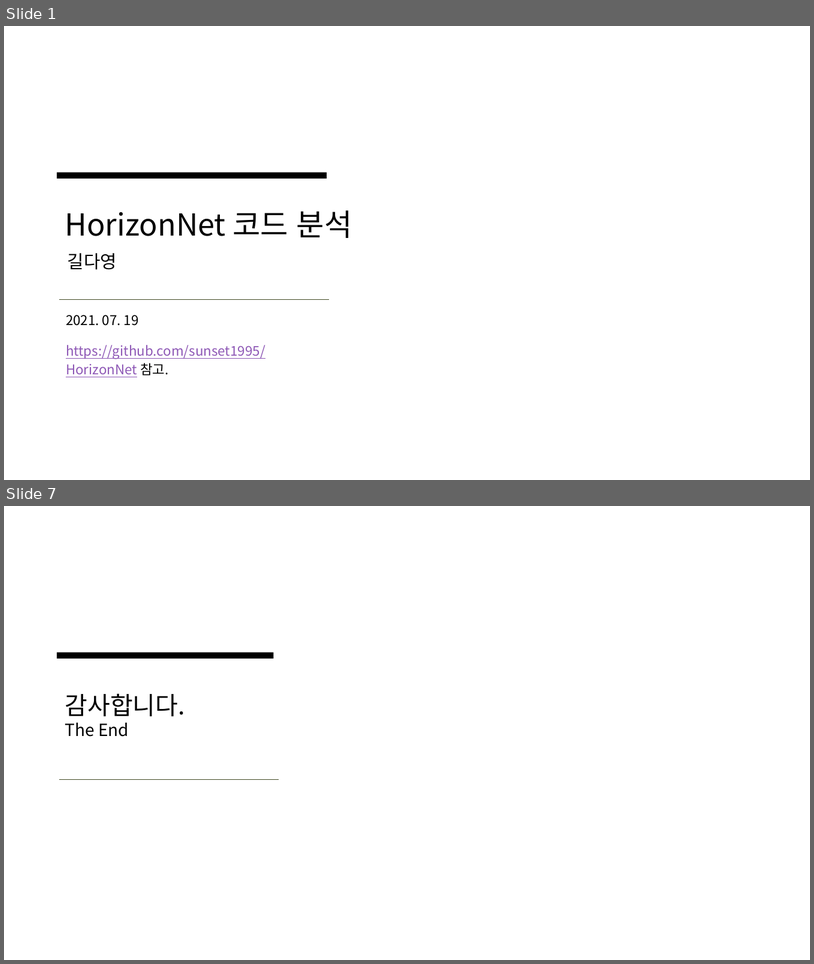
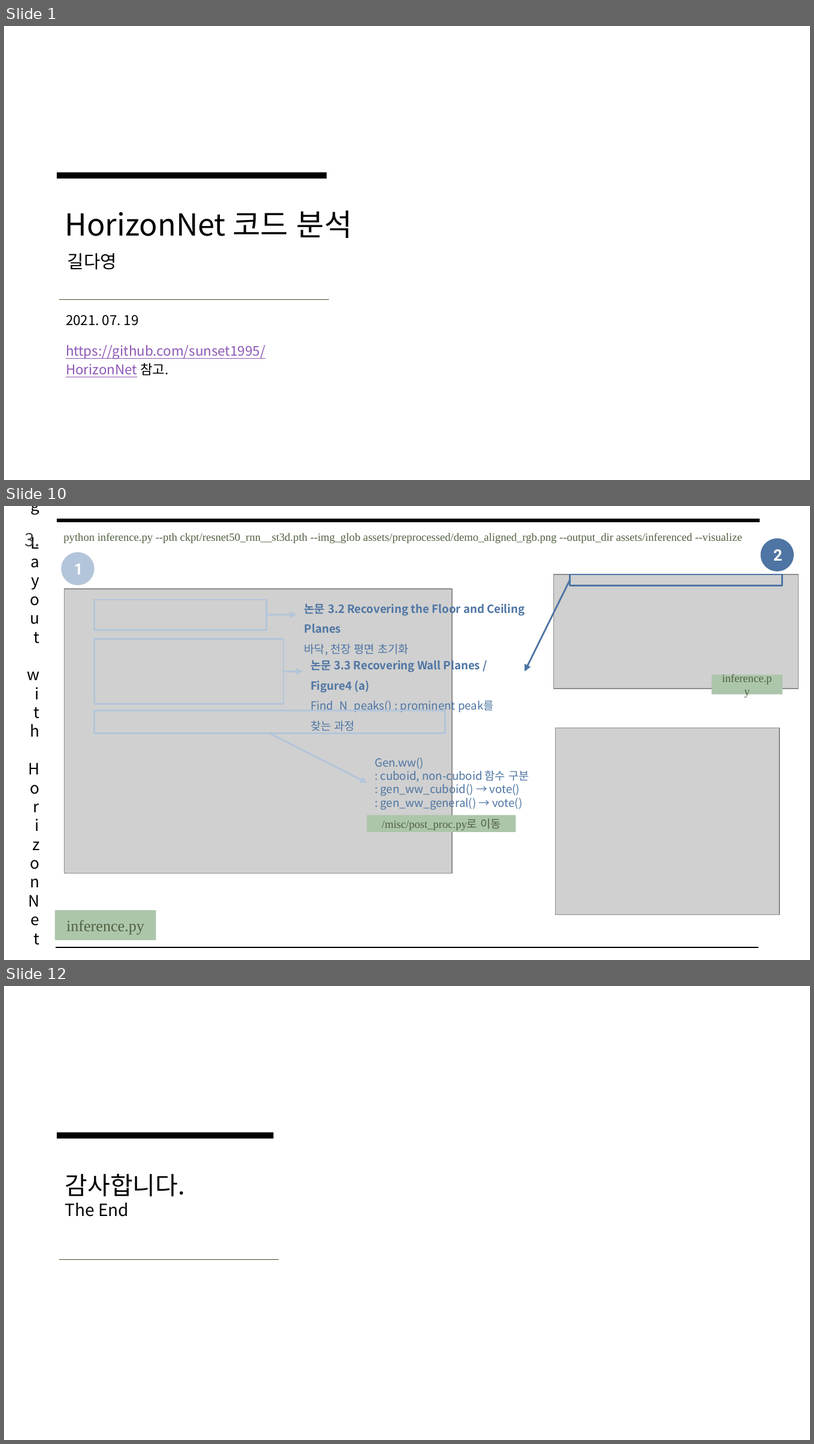
Before and after one commit to arittung/3D_Room_Layout_estimation, a slide deck: 관련 자료/HorizonNet 코드 분석.pptx. Shown one above the other, each under a label of ours: slides 1 and 7 before the commit, slides 1, 10 and 12 after it; the slides between them are not shown. The pictures are 814x964 and 814x1444 pixels, drawn with LibreOffice and Linux fonts; fonts in the diff are those of the drawing; grey boxes stand for pictures. Boxes give left, top, right and bottom in pixels: in the first picture for what was removed or moved away, otherwise in the second. Text is boxed around its words. In the diff, an @@ line names an element or a change of style, - is before the commit and + after.

```diff
--- a/관련 자료/HorizonNet 코드 분석.pptx
+++ b/관련 자료/HorizonNet 코드 분석.pptx
@@ slide 10 added at (x1=4, y1=506, x2=810, y2=960), background #FFFFFF @@
@@ line added from (56, 520) to (759, 520), #000000 3 pt @@
@@ text added at (x1=25, y1=533, x2=40, y2=549), 16 pt, text #474747 @@
+3.
@@ text added at (x1=63, y1=533, x2=743, y2=543), 10 pt, text #536142 @@
+python inference.py --pth ckpt/resnet50_rnn__st3d.pth --img_glob assets/preprocessed/demo_aligned_rgb.png --output_dir assets/inferenced --visualize
@@ ellipse added at (x1=761, y1=538, x2=794, y2=571), fill #4E75A3, 14 pt, text #FFFFFF, bold @@
+2
@@ text added at (x1=15, y1=548, x2=48, y2=955), 14 pt, text #000000 @@
+Estimating Layout
+with HorizonNet
@@ ellipse added at (x1=61, y1=552, x2=95, y2=585), fill #B3C5DA, 14 pt, text #FFFFFF, bold @@
+1
@@ picture added at (x1=554, y1=574, x2=799, y2=688) @@
@@ rectangle added at (x1=570, y1=574, x2=783, y2=586), outline #4E75A3 1.5 pt @@
@@ picture added at (x1=65, y1=589, x2=452, y2=874) @@
@@ arrow added from (570, 580) to (525, 672), #4E75A3 1.5 pt @@
@@ rectangle added at (x1=95, y1=600, x2=266, y2=630), outline #B3C5DA 1.5 pt @@
@@ text added at (x1=305, y1=601, x2=525, y2=655), 10 pt, text #4E75A3, bold @@
+논문 3.2 Recovering the Floor and Ceiling Planes
+바닥, 천장 평면 초기화
@@ arrow added from (266, 615) to (297, 615), #B3C5DA 1.5 pt @@
@@ rectangle added at (x1=95, y1=639, x2=284, y2=703), outline #B3C5DA 1.5 pt @@
@@ text added at (x1=311, y1=658, x2=494, y2=731), 10 pt, text #4E75A3, bold @@
+논문 3.3 Recovering Wall Planes / Figure4 (a)
+Find_N_peaks() : prominent peak를 찾는 과정
@@ arrow added from (284, 672) to (302, 672), #B3C5DA 1.5 pt @@
@@ rectangle added at (x1=712, y1=675, x2=783, y2=694), fill #ACC6AB, 10 pt, text #536142 @@
+inference.py
@@ rectangle added at (x1=95, y1=710, x2=446, y2=733), outline #B3C5DA 1.5 pt @@
@@ arrow added from (270, 733) to (367, 783), #B3C5DA 1.5 pt @@
@@ picture added at (x1=555, y1=728, x2=780, y2=914) @@
@@ text added at (x1=375, y1=757, x2=529, y2=810), 10 pt, text #4E75A3 @@
+Gen.ww()
+: cuboid, non-cuboid 함수 구분
+: gen_ww_cuboid() → vote()
+: gen_ww_general() → vote()
@@ rectangle added at (x1=367, y1=815, x2=516, y2=832), fill #ACC6AB, 10 pt, text #536142 @@
+/misc/post_proc.py로 이동
@@ rectangle added at (x1=55, y1=910, x2=156, y2=940), fill #ACC6AB, 14 pt, text #536142 @@
+inference.py
@@ line added from (56, 947) to (759, 947), #000000 0.75 pt @@
@@ what was slide 7 is now slide 12 @@
```
Also in this commit, not shown: 5 slides changed, 4 other slides added, 1 other file.
